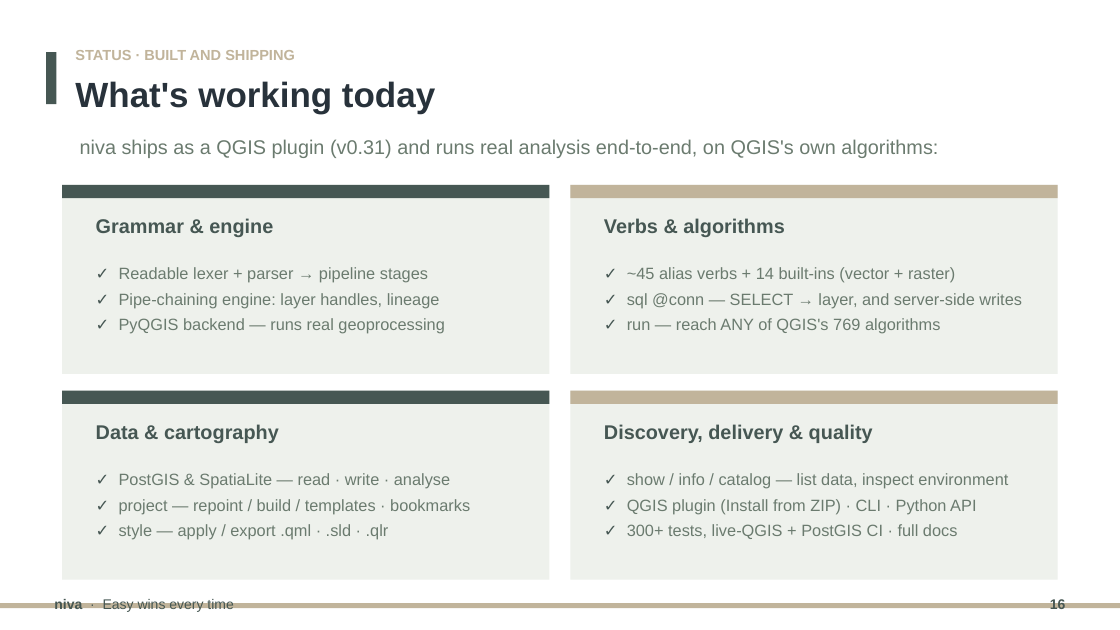
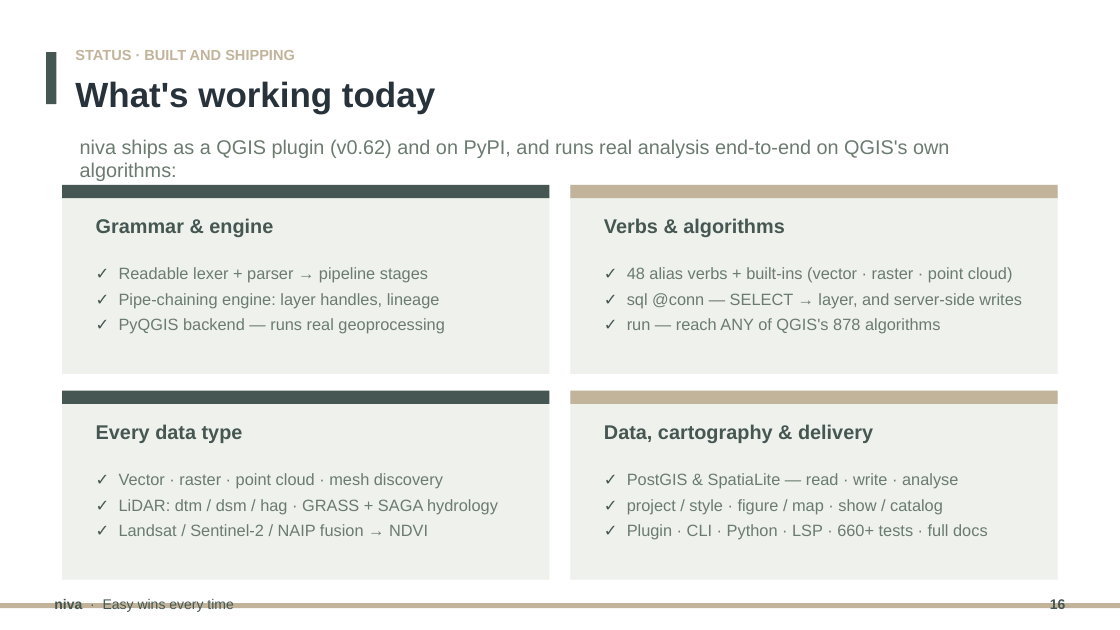
Before and after one commit to johnzastrow/niva, a slide deck: slide 16 of docs/presentation/niva_pitch.pptx. Drawn at 1120x630 pixels with LibreOffice and Linux fonts; fonts in the diff are those of the drawing. Boxes give left, top, right and bottom in pixels: in the first picture for what was removed or moved away, otherwise in the second. Text is boxed around its words. In the diff, an @@ line names an element or a change of style, - is before the commit and + after.

Commit message:
docs: rebuild guide PDF + pitch deck for 0.62 (point clouds, all-types, hydrology, multispectral)
Guide PDF regenerated from the refreshed guides + algorithm appendices. Pitch deck: 3 new
capability slides (every data type / point cloud → watershed / terrain+imagery+features fusion),
and the stale 'working today' + roadmap + 769→878 stats brought current (v0.62, on PyPI, 48 verbs,
660+ tests). Both Marp (HTML+PDF) and PPTX rebuilt.

```diff
--- a/docs/presentation/niva_pitch.pptx
+++ b/docs/presentation/niva_pitch.pptx
@@ text at (x1=80, y1=139, x2=949, y2=181): text changed @@
-niva ships as a QGIS plugin (v0.31) and runs real analysis end-to-end, on QGIS's own algorithms:
+niva ships as a QGIS plugin (v0.62) and on PyPI, and runs real analysis end-to-end on QGIS's own algorithms:
@@ text at (x1=627, y1=267, x2=1013, y2=283): text changed @@
-✓ ~45 alias verbs + 14 built-ins (vector + raster)
+✓ 48 alias verbs + built-ins (vector · raster · point cloud)
@@ text at (x1=627, y1=318, x2=940, y2=334): text changed @@
-✓ run — reach ANY of QGIS's 769 algorithms
+✓ run — reach ANY of QGIS's 878 algorithms
@@ text at (x1=96, y1=424, x2=243, y2=443): text changed @@
-Data & cartography
+Every data type
@@ text at (x1=604, y1=424, x2=873, y2=443): text changed @@
-Discovery, delivery & quality
+Data, cartography & delivery
@@ text at (x1=119, y1=473, x2=498, y2=536): text changed @@
-✓ PostGIS & SpatiaLite — read · write · analyse
-✓ project — repoint / build / templates · bookmarks
-✓ style — apply / export .qml · .sld · .qlr
+✓ Vector · raster · point cloud · mesh discovery
+✓ LiDAR: dtm / dsm / hag · GRASS + SAGA hydrology
+✓ Landsat / Sentinel-2 / NAIP fusion → NDVI
@@ text at (x1=627, y1=473, x2=988, y2=540): text changed @@
-✓ show / info / catalog — list data, inspect environment
-✓ QGIS plugin (Install from ZIP) · CLI · Python API
-✓ 300+ tests, live-QGIS + PostGIS CI · full docs
+✓ PostGIS & SpatiaLite — read · write · analyse
+✓ project / style · figure / map · show / catalog
+✓ Plugin · CLI · Python · LSP · 660+ tests · full docs
```
Also in this commit, not shown: 2 other slides changed, 5 other files.
